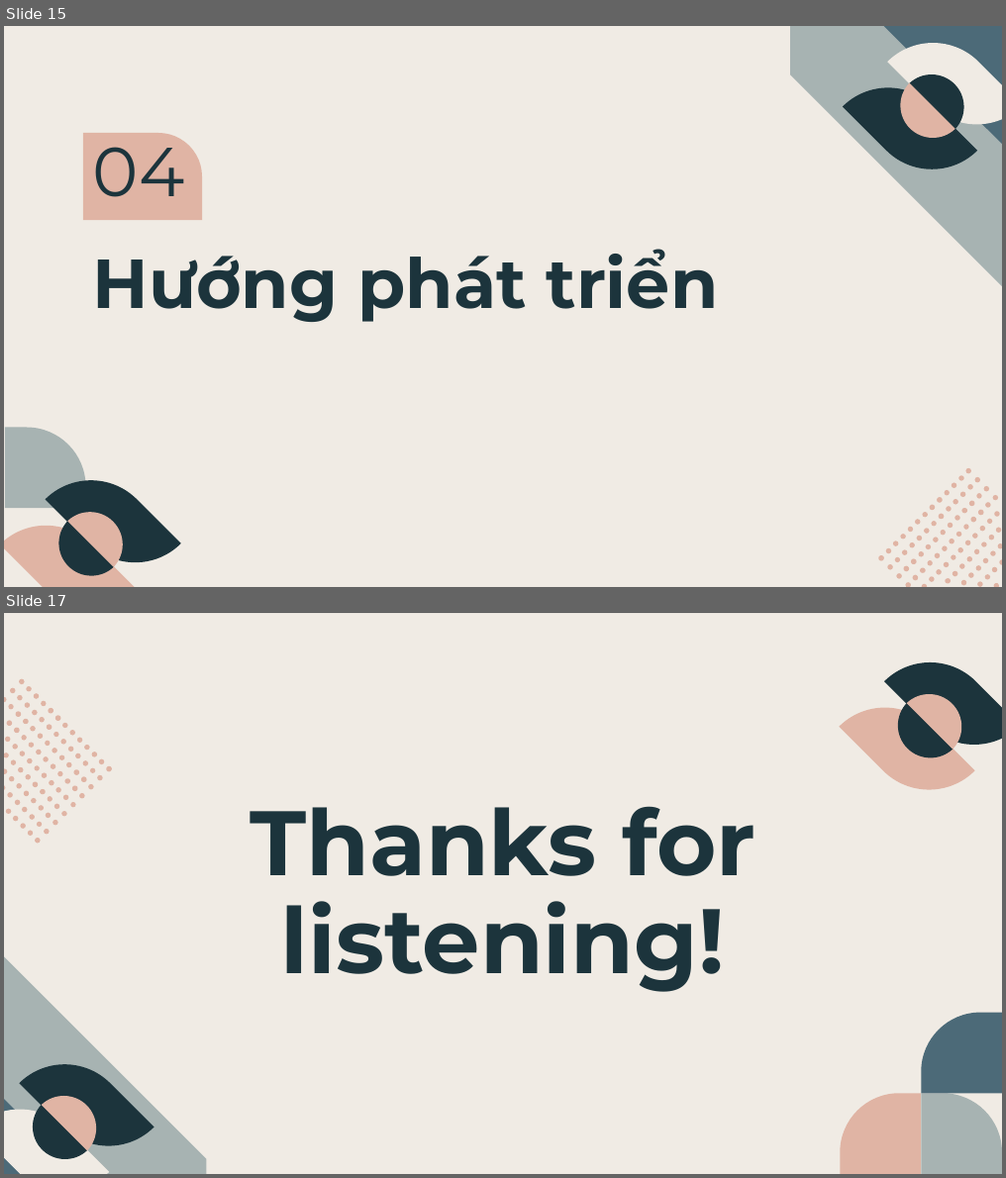
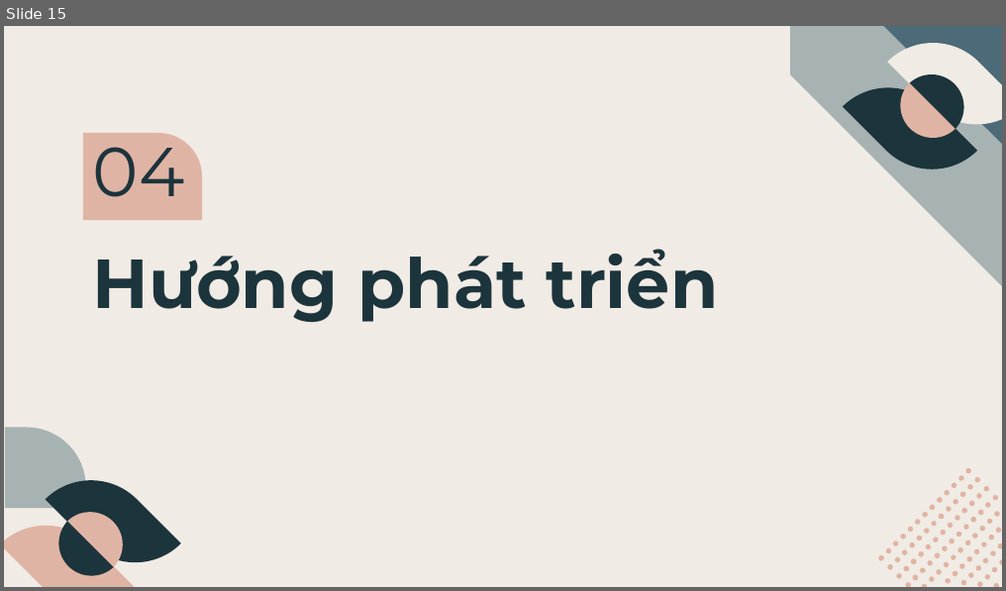
Before and after one commit to pmss0168/WorkSpace, a slide deck: NLCS_ChatApp/document/Slide Bao Cao.pptx. Shown one above the other, each under a label of ours: slides 15 and 17 before the commit, slide 15 after it; the slides between them are not shown. The pictures are 1006x1178 and 1006x591 pixels, drawn with LibreOffice and Linux fonts; fonts in the diff are those of the drawing. Boxes give left, top, right and bottom in pixels: in the first picture for what was removed or moved away, otherwise in the second. Text is boxed around its words. In the diff, an @@ line names an element or a change of style, - is before the commit and + after.

```diff
--- a/NLCS_ChatApp/document/Slide Bao Cao.pptx
+++ b/NLCS_ChatApp/document/Slide Bao Cao.pptx
@@ slide 17 removed at [4,613,1002,1174], background #F0EBE4 @@
@@ group removed at [4,679,112,844]: 74 freeform shapes, 15 ellipses @@
@@ group removed at [840,656,1002,796]: 4 freeform shapes @@
@@ title removed at [250,806,755,992] @@
-Thanks for listening!
@@ rectangle removed at [257,1027,757,1114] @@
@@ freeform shape removed at [921,1012,1002,1093] @@
@@ group removed at [4,920,207,1174]: 6 freeform shapes @@
@@ freeform shape removed at [841,1093,921,1173] @@
@@ freeform shape removed at [921,1093,1002,1173] @@
```
Also in this commit, not shown: 2 slides changed, 1 slide added, 4 other files.
